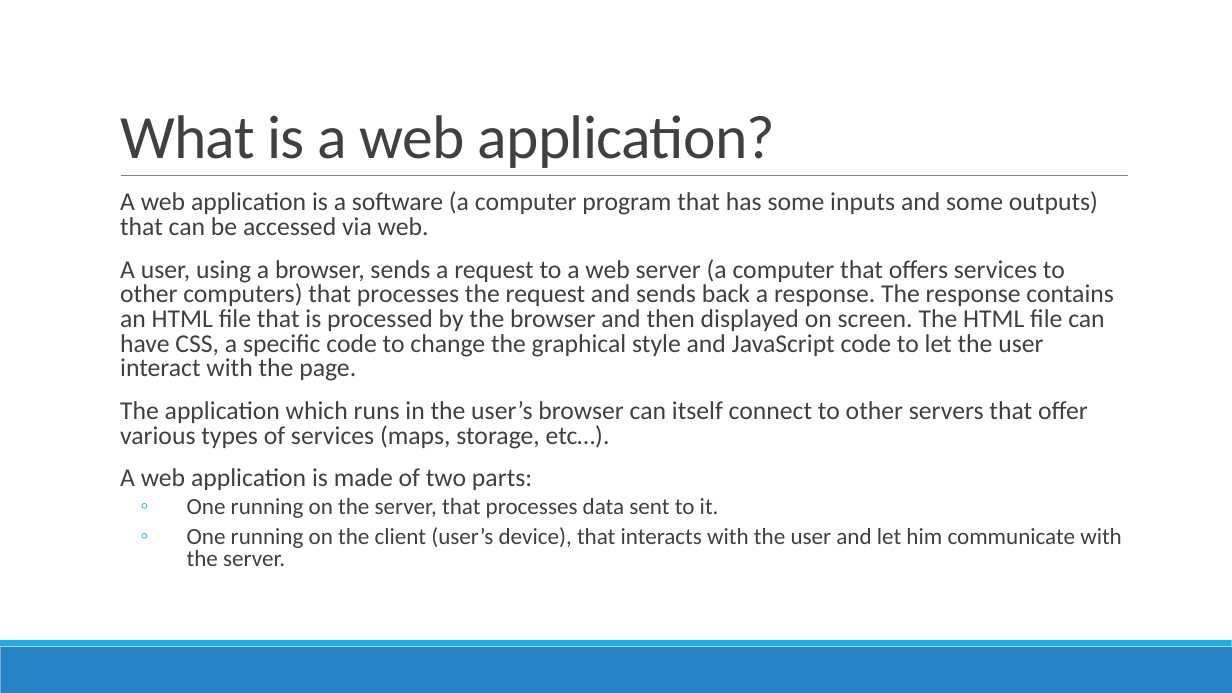
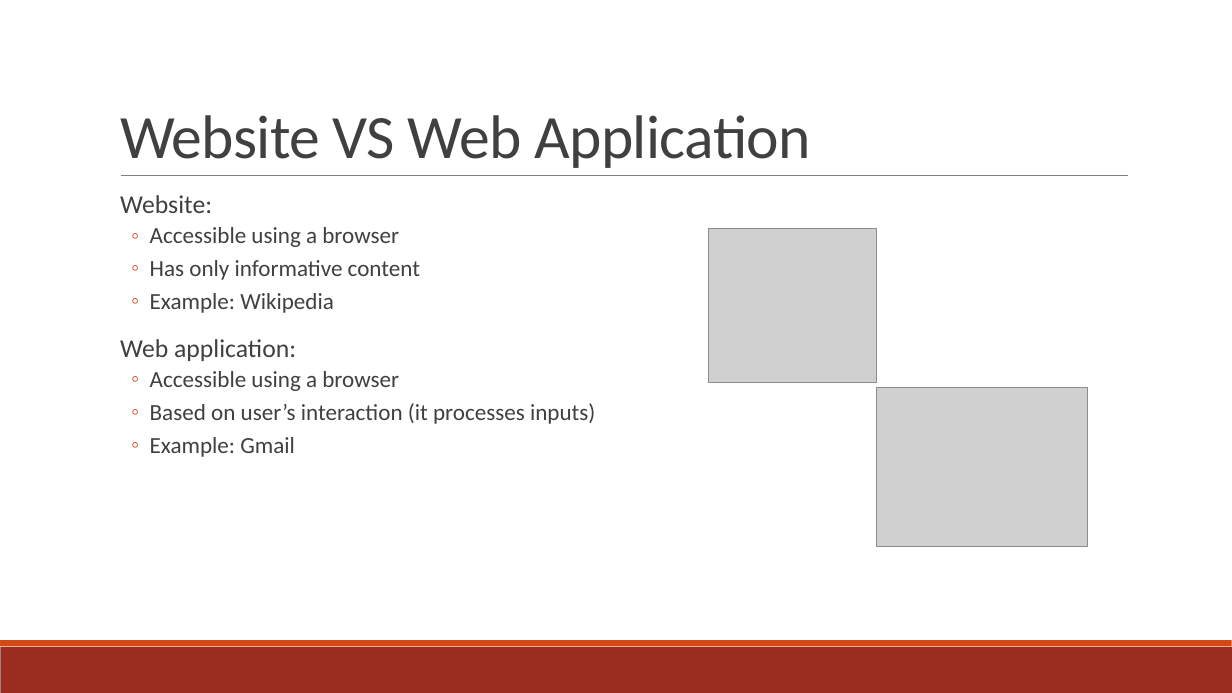
Before and after one commit to Fix-22/5C_AvvedutoCecireCinquetti_POI, a slide deck: slide 3 of docs/slides/Shakespeare_s Places.pptx. Drawn at 1232x693 pixels with LibreOffice and Linux fonts; fonts in the diff are those of the drawing; grey boxes stand for pictures. Boxes give left, top, right and bottom in pixels: in the first picture for what was removed or moved away, otherwise in the second. Text is boxed around its words. In the diff, an @@ line names an element or a change of style, - is before the commit and + after.

Commit message:
slides

```diff
--- a/docs/slides/Shakespeare_s Places.pptx
+++ b/docs/slides/Shakespeare_s Places.pptx
@@ title at bbox=[120, 115, 811, 168]: text changed @@
-What is a web application?
+Website VS Web Application
@@ text at bbox=[120, 195, 595, 457]: text changed; size 20 to 18 pt @@
-  A web application is a software (a computer program that has some inputs and some outputs) that can be accessed via web.
-  A user, using a browser, sends a request to a web server (a computer that offers services to other computers) that processes the request and sends back a response. The response contains an HTML file that is processed by the browser and then displayed on screen. The HTML file can have CSS, a specific code to change the graphical style and JavaScript code to let the user interact with the page.
-  The application which runs in the user’s browser can itself connect to other servers that offer various types of services (maps, storage, etc…).
-  A web application is made of two parts:
-  ◦ One running on the server, that processes data sent to it.
-  ◦ One running on the client (user’s device), that interacts with the user and let him communicate with the server.
+  Website:
+  ◦ Accessible using a browser
+  ◦ Has only informative content
+  ◦ Example: Wikipedia
+  Web application:
+  ◦ Accessible using a browser
+  ◦ Based on user’s interaction (it processes inputs)
+  ◦ Example: Gmail
@@ picture added at bbox=[708, 228, 876, 383] @@
@@ picture added at bbox=[877, 388, 1089, 547] @@
@@ rectangle at bbox=[0, 647, 1232, 693]: fill #2683C6 to #9B2D1F @@
@@ rectangle at bbox=[0, 640, 1232, 647]: fill #1CADE4 to #D34817 @@
```
Also in this commit, not shown: 3 other slides changed, 7 slides added, 8 slides removed, 1 other file.
